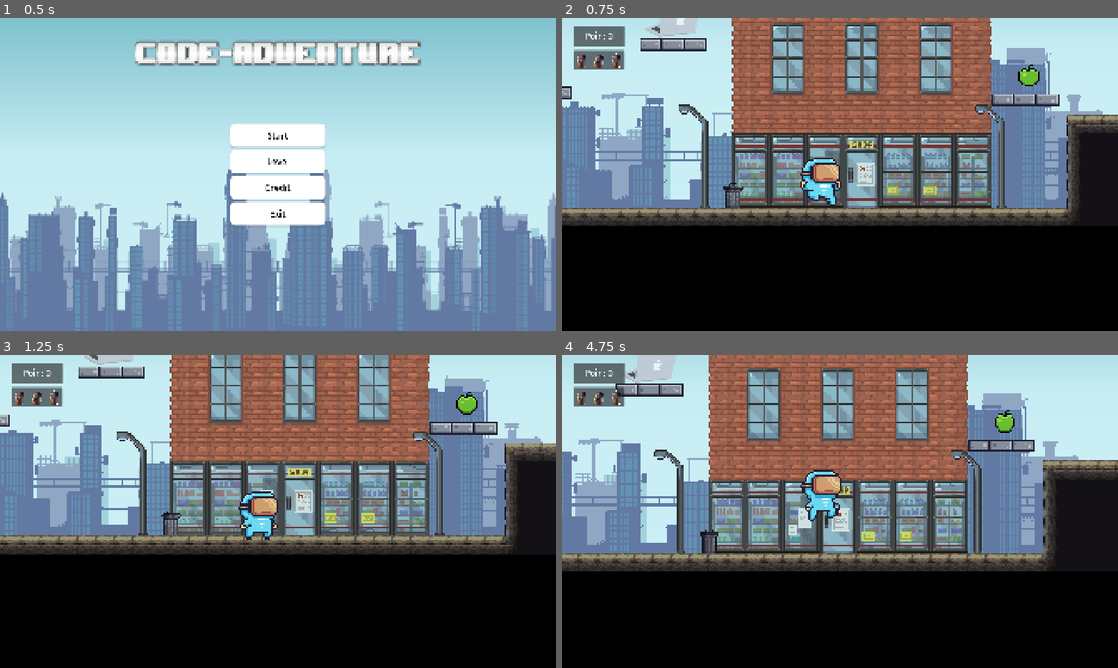
Above: before the commit, frames 1-4 (two rows, left to right).
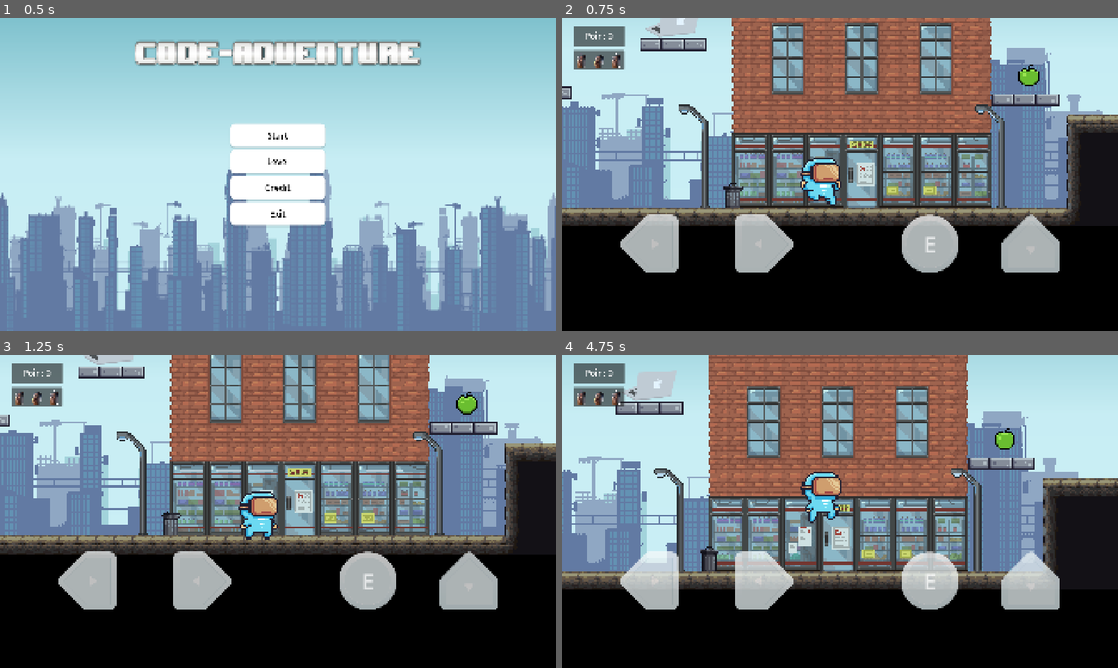
Above: after the commit, the same moments.

Repository: WanaRB/code-adventure
Game: Godot game, scene res://scenes/Tampilan/main_menu.tscn
Two runs of this game, one before a commit and one after it. Both use one fixed random seed, a clock stepped at 60 frames per second and the inputs below. Sound files missing from this copy of the repository are replaced by a short silence.
Inputs (mouse positions are in pixels of both pictures, inside the frame that each line leads up to):
- Up to frame 1 (0.5 s): no input
- Up to frame 2 (0.75 s): click "Start" at 0.5 s
- Up to frame 3 (1.25 s): no input
- Up to frame 4 (4.75 s): move the mouse to (962, 495) at 1.27 s; tap D (kanan) at 1.35, 3.05, 4.35 s; click (962, 495) at 1.42 s; tap A (kiri) at 1.55 s; drag from (728, 527) to (1029, 401) at 2.02 s; move the mouse to (895, 442) at 2.77 s; tap W (lompat) at 2.85, 4.55 s; click (895, 442) at 2.92 s; drag from (812, 574) to (1017, 461) at 3.52 s; move the mouse to (1006, 558) at 4.27 s; click (1006, 558) at 4.42 s

Frame 1 is identical in both runs. In frame 2, 6.1% of the frame differs, in the area x 10-90%, y 62-82%; in frame 3, 6.1%; in frame 4, 32%, in the area x 0-100%, y 0-82%.

Commit message:
perbaikan mobile control + kamera

Diff:
--- a/MobileControls.gd.gd
+++ b/MobileControls.gd.gd
@@ -2,26 +2,26 @@
 
 # ─── KONFIGURASI ──────────────────────────────────────────────────────────────
 # Ukuran tombol (pixel) — perbesar jika terlalu kecil di HP kamu
-const BTN_DIR_SIZE    := 110.0   ## Ukuran tombol KIRI dan KANAN
-const BTN_JUMP_SIZE   := 130.0   ## Ukuran tombol LOMPAT
-const BTN_E_SIZE      := 95.0    ## Ukuran tombol INTERAKSI (E)
+const BTN_DIR_SIZE    := 200   ## Ukuran tombol KIRI dan KANAN
+const BTN_JUMP_SIZE   := 200   ## Ukuran tombol LOMPAT
+const BTN_E_SIZE      := 200    ## Ukuran tombol INTERAKSI (E)
 
 # Posisi dari tepi layar (pixel)
 # PAD_BOTTOM → naikkan angka = tombol naik dari bawah
 # PAD_LEFT   → naikkan angka = tombol arah menjauh dari tepi kiri
 # PAD_RIGHT  → naikkan angka = tombol lompat menjauh dari tepi kanan
-const PAD_LEFT        := 40.0
-const PAD_RIGHT       := 40.0
-const PAD_BOTTOM      := 60.0
-const GAP_DIR         := 16.0    ## Jarak antara tombol kiri dan kanan
-const GAP_ACTION      := 16.0    ## Jarak antara tombol E dan lompat
+const PAD_LEFT        := 200
+const PAD_RIGHT       := 200
+const PAD_BOTTOM      := 200
+const GAP_DIR         := 200    ## Jarak antara tombol kiri dan kanan
+const GAP_ACTION      := 150    ## Jarak antara tombol E dan lompat
 
-const OPACITY_IDLE    := 0.55
+const OPACITY_IDLE    := 0.75
 const OPACITY_PRESSED := 0.95
 
 # Path gambar — pastikan file ini ada di project
-const IMG_KIRI   := "res://assets/image/MobileUI/dpad_element_west.png"
-const IMG_KANAN  := "res://assets/image/MobileUI/dpad_element_east.png"
+const IMG_KIRI   := "res://assets/image/MobileUI/dpad_element_east.png"
+const IMG_KANAN  := "res://assets/image/MobileUI/dpad_element_west.png"
 const IMG_LOMPAT := "res://assets/image/MobileUI/dpad_element_south.png"
 const IMG_E      := "res://assets/image/MobileUI/button_circle.png"
 
@@ -33,7 +33,7 @@
 # ─── Lifecycle ────────────────────────────────────────────────────────────────
 func _ready():
 	# Hanya muncul di web mobile (Android/iOS) — tidak di laptop/PC
-	var is_mobile := OS.has_feature("web_android") or OS.has_feature("web_ios")
+	var is_mobile := true
 	if not is_mobile:
 		queue_free()
 		return
@@ -59,7 +59,7 @@
 	_tambah("lompat",
 		Rect2(W - PAD_RIGHT - BTN_JUMP_SIZE,
 			H - PAD_BOTTOM - BTN_JUMP_SIZE, BTN_JUMP_SIZE, BTN_JUMP_SIZE),
-		IMG_LOMPAT, "", true)
+		IMG_LOMPAT, "", false)
 
 	_tambah("interact",
 		Rect2(W - PAD_RIGHT - BTN_JUMP_SIZE - GAP_ACTION - BTN_E_SIZE,
--- a/script/tampilan/camera_2d.gd
+++ b/script/tampilan/camera_2d.gd
@@ -12,10 +12,10 @@
 @export var limit_kiri: int   = 0
 
 ## Batas kanan kamera (pixel). Ukur lebar map di editor lalu isi di sini.
-@export var limit_kanan: int  = 3840
+@export var limit_kanan: int  = 3512
 
 ## Batas atas kamera (pixel). Set ke 0 atau nilai negatif jika map tinggi.
-@export var limit_atas: int   = -200
+@export var limit_atas: int   = -32
 
 ## Batas bawah kamera (pixel). Ukur tinggi map di editor lalu isi di sini.
 @export var limit_bawah: int  = 1080
